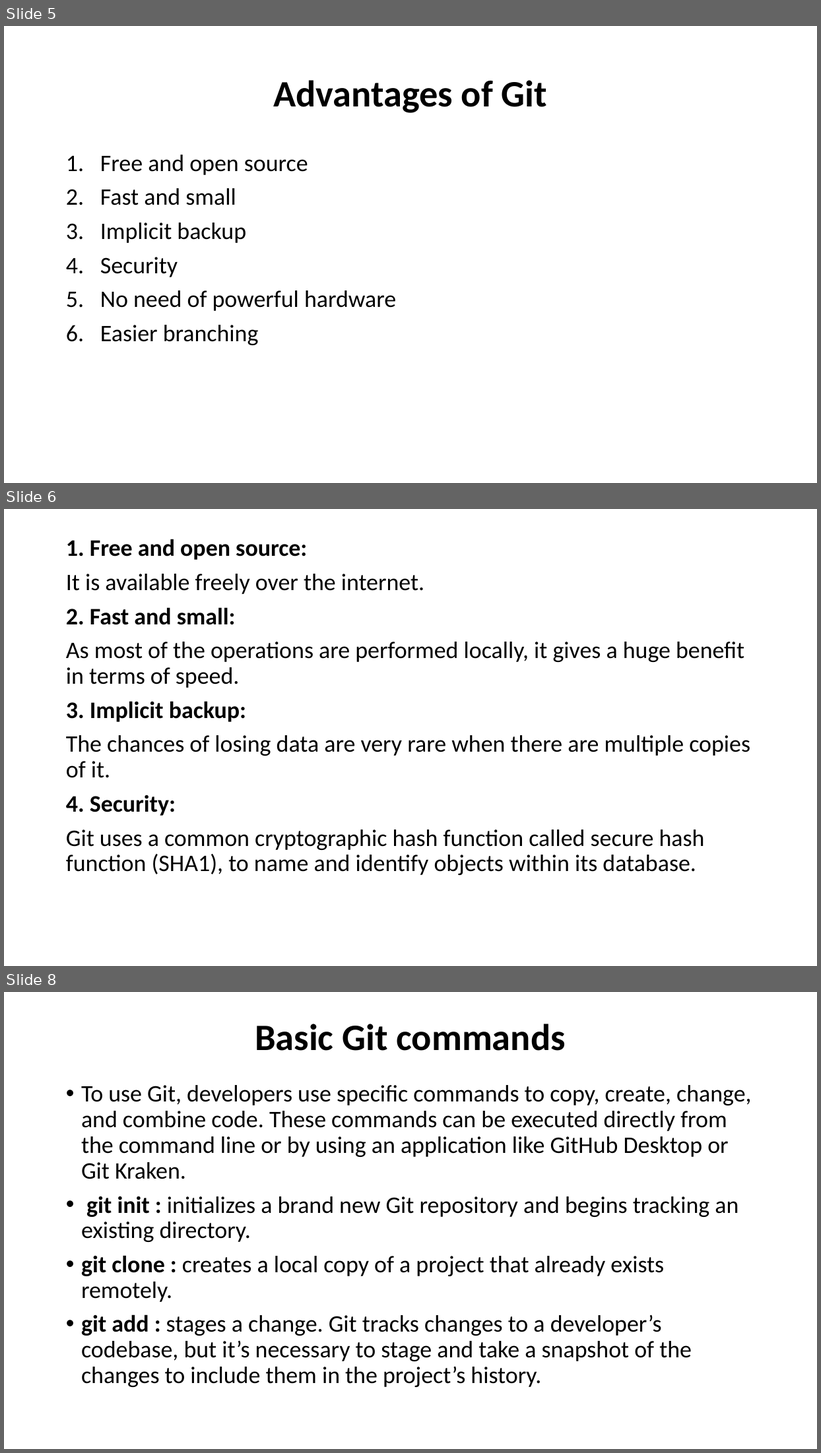
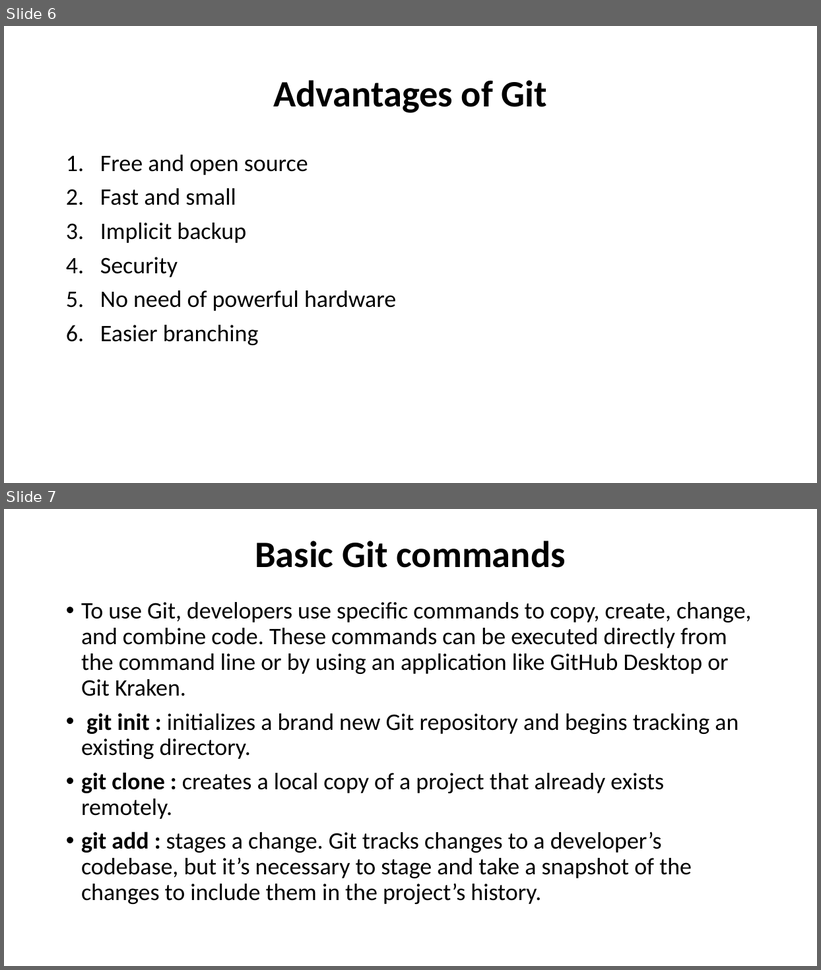
Before and after one commit to Praveenkumargorantala/FDP, a slide deck: Git.pptx. Shown one above the other, each under a label of ours: slides 5, 6 and 8 before the commit, slides 6 and 7 after it; the slides between them are not shown. The pictures are 821x1453 and 821x970 pixels, drawn with LibreOffice and Linux fonts; fonts in the diff are those of the drawing. Boxes give left, top, right and bottom in pixels: in the first picture for what was removed or moved away, otherwise in the second. Text is boxed around its words. In the diff, an @@ line names an element or a change of style, - is before the commit and + after.

```diff
--- a/Git.pptx
+++ b/Git.pptx
@@ slide 6 removed at bbox=[4, 509, 817, 966], background #FFFFFF @@
@@ text removed at bbox=[66, 539, 750, 875] @@
-1. Free and open source:
-It is available freely over the internet.
-2. Fast and small:
-As most of the operations are performed locally, it gives a huge benefit in terms of speed.
-3. Implicit backup:
-The chances of losing data are very rare when there are multiple copies of it.
-4. Security:
-Git uses a common cryptographic hash function called secure hash function (SHA1), to name and identify objects within its database.
@@ what was slide 5 is now slide 6 @@
@@ what was slide 8 is now slide 7 @@
```
Also in this commit, not shown: 5 slides changed, 2 slides added, 1 other slide removed.
